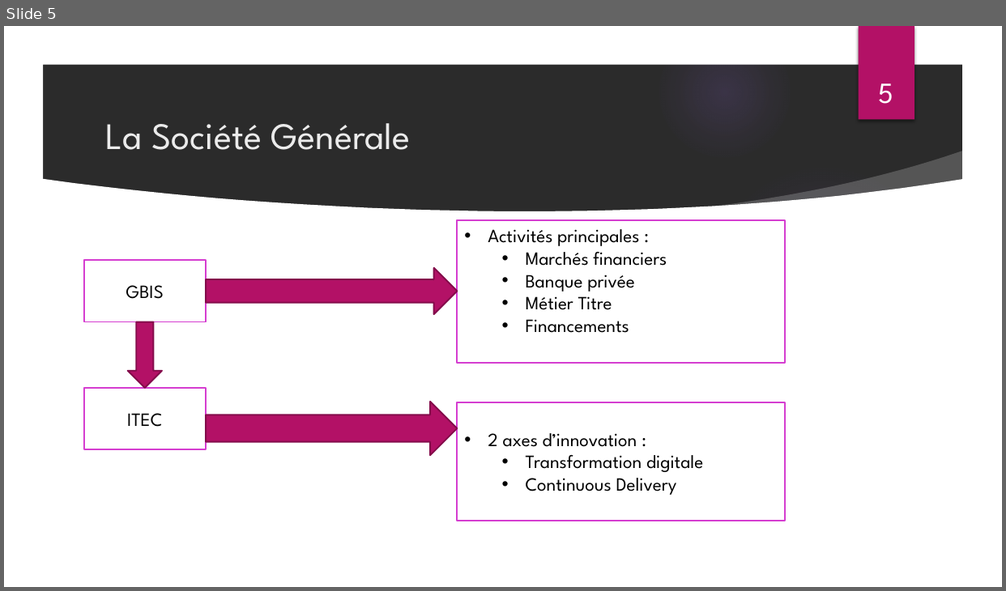
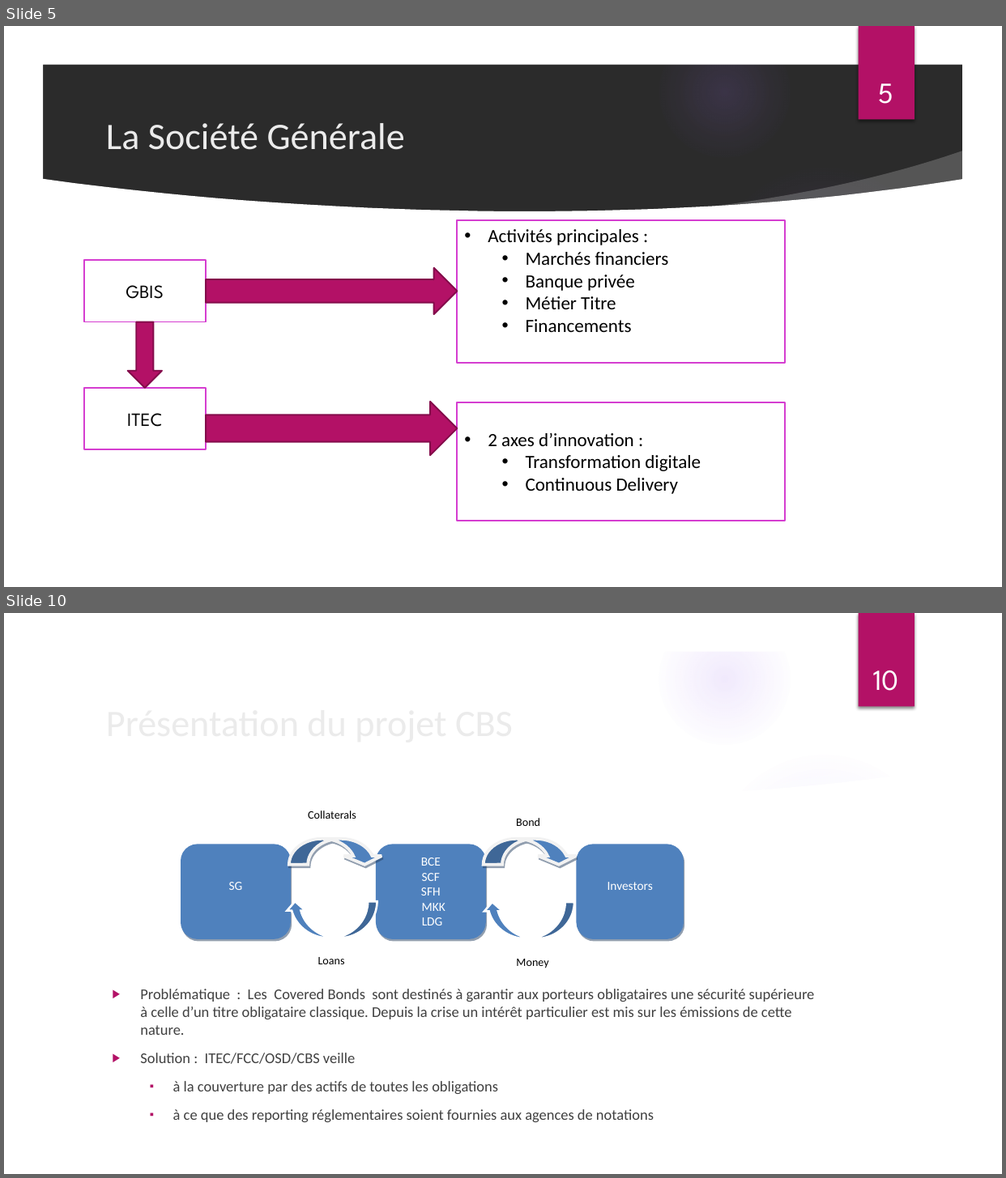
Before and after one commit to Thin-hinane/Rapport-de-stage-, a slide deck: PROJET IT DE GESTION DES OBLIGATIONS SECURISEES CBS.pptx. Shown one above the other, each under a label of ours: slide 5 before the commit, slides 5 and 10 after it; the slides between them are not shown. The pictures are 1006x591 and 1006x1178 pixels, drawn with LibreOffice and Linux fonts; fonts in the diff are those of the drawing; background and template pictures are left out; a plain dark background stands for a picture behind light text. Boxes give left, top, right and bottom in pixels: in the first picture for what was removed or moved away, otherwise in the second. Text is boxed around its words. In the diff, an @@ line names an element or a change of style, - is before the commit and + after.

```diff
--- a/PROJET IT DE GESTION DES OBLIGATIONS SECURISEES CBS.pptx
+++ b/PROJET IT DE GESTION DES OBLIGATIONS SECURISEES CBS.pptx
@@ slide 10 added at (4, 613, 1002, 1174), background picture (left out); not listed: 9 template elements that a slide beside it also shows @@
@@ page number added at (873, 671, 899, 691), 28 pt, text #FFFFFF @@
+10
@@ title added at (98, 692, 816, 750), 36 pt, text #EBEBEB @@
+Présentation du projet CBS
@@ rectangle added at (290, 804, 371, 825), fill #FFFFFF, outline #FFFFFF 0.75 pt, 11 pt, text #000000 @@
+Collaterals
@@ rectangle added at (491, 811, 572, 832), fill #FFFFFF, outline #FFFFFF 0.75 pt, 11 pt, text #000000 @@
+Bond
@@ rounded rectangle added at (182, 845, 289, 938), fill #4F81BD, outline #4F81BD 3 pt, 12 pt, text #FFFFFF @@
+SG
@@ curved down arrow added at (289, 839, 384, 865), fill #4F81BD, outline #F2F2F2 3 pt @@
@@ rounded rectangle added at (377, 845, 484, 938), fill #4F81BD, outline #4F81BD 3 pt, 12 pt, text #FFFFFF @@
+BCE
+SCF
+SFH
+MKK
+LDG
@@ curved down arrow added at (484, 839, 577, 865), fill #4F81BD, outline #F2F2F2 3 pt @@
@@ rounded rectangle added at (578, 845, 682, 938), fill #4F81BD, outline #4F81BD 3 pt, 12 pt, text #FFFFFF @@
+Investors
@@ curved down arrow added at (286, 902, 377, 939), fill #4F81BD, outline #FFFFFF 2 pt @@
@@ curved down arrow added at (484, 902, 574, 939), fill #4F81BD, outline #FFFFFF 2 pt @@
@@ rectangle added at (300, 950, 381, 977), fill #FFFFFF, outline #FFFFFF 0.75 pt, 11 pt, text #000000 @@
+Loans
@@ rectangle added at (496, 952, 577, 979), fill #FFFFFF, outline #FFFFFF 0.75 pt, 11 pt, text #000000 @@
+Money
@@ text added at (140, 989, 815, 1122), 14.4 pt, text #404040 @@
+▶ Problématique : Les Covered Bonds sont destinés à garantir aux porteurs obligataires une sécurité supérieure à celle d’un titre obligataire classique. Depuis la crise un intérêt particulier est mis sur les émissions de cette nature.
+▶ Solution : ITEC/FCC/OSD/CBS veille
+  ▪ à la couverture par des actifs de toutes les obligations
+  ▪ à ce que des reporting réglementaires soient fournies aux agences de notations
@@ slide 5 changed as well @@
@@ font League Spartan to Calibri in 3 elements at (106, 123, 405, 150), (457, 220, 785, 363), (457, 403, 785, 521) @@
```
Also in this commit, not shown: 5 other slides changed, 15 other slides added.
